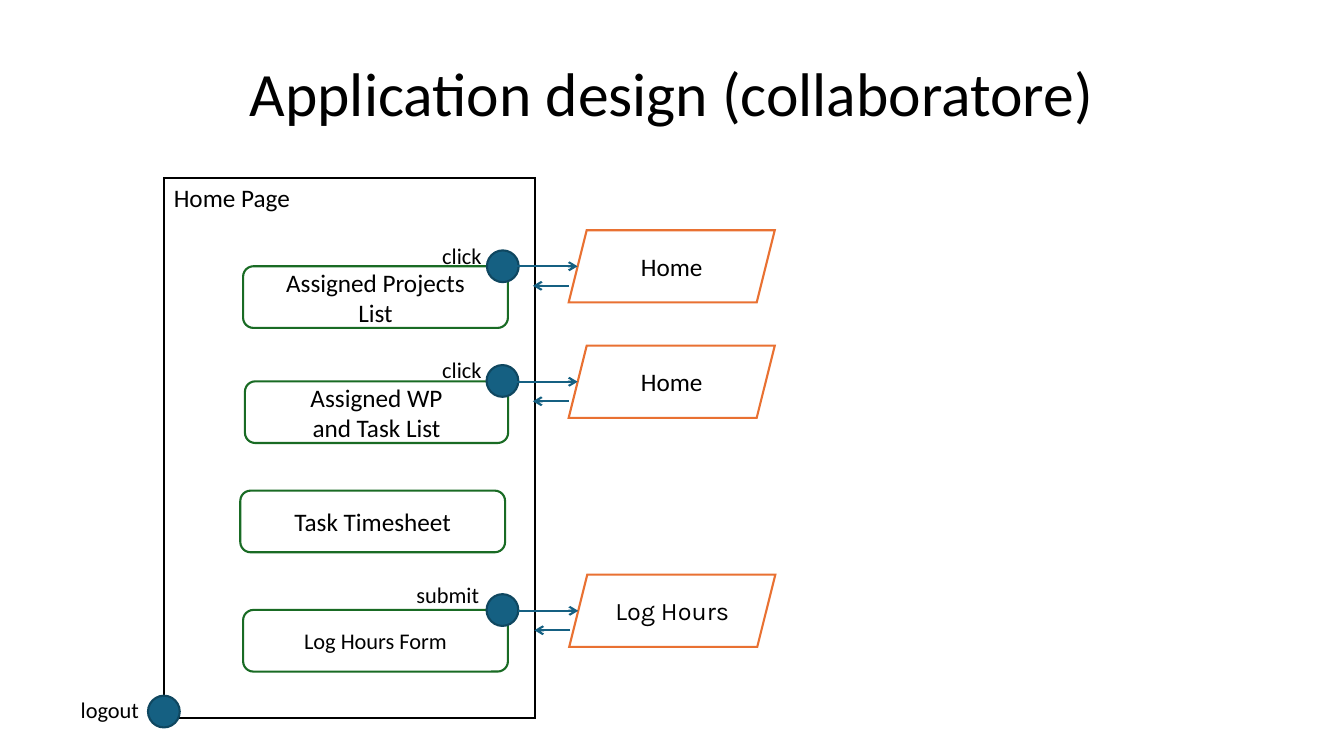
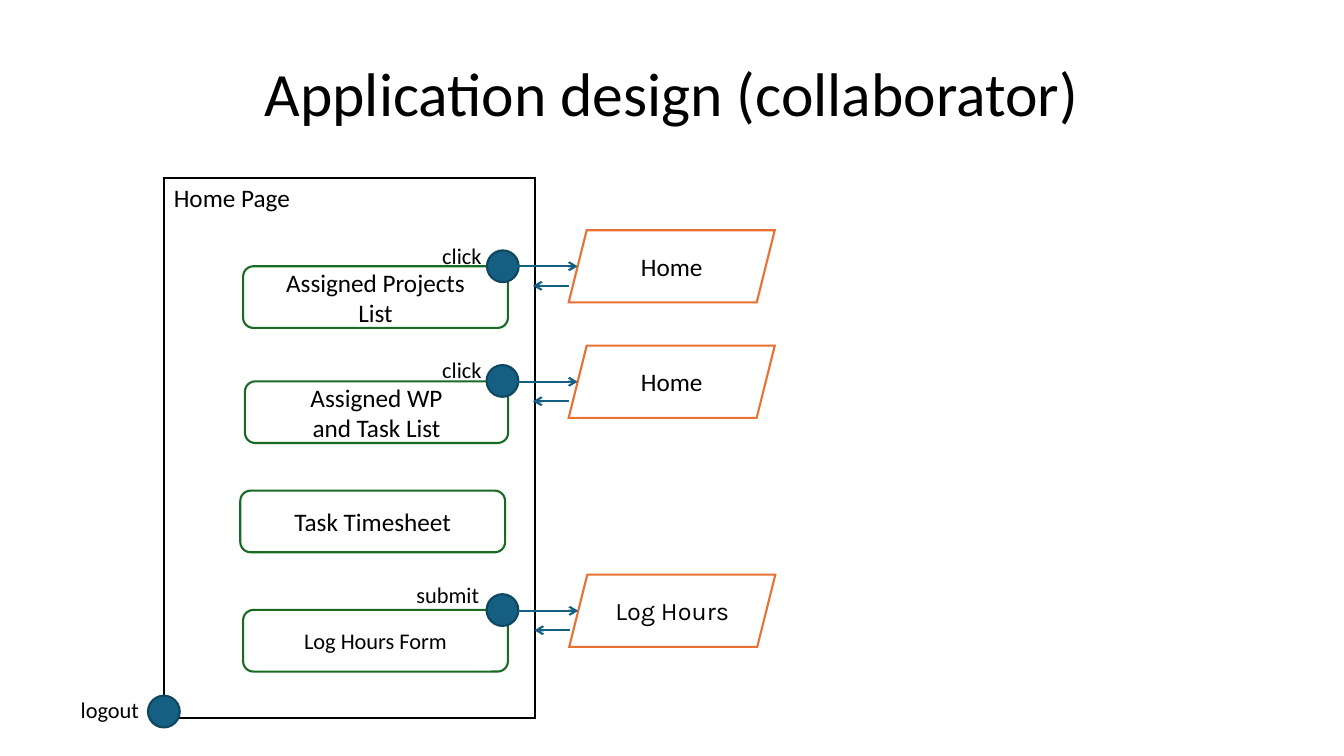
Before and after one commit to gilbertobrambilla/tiw-2026-html, a slide deck: slide 18 of docs/TIW_documentazione.pptx (slide 17 before the commit). Drawn at 1344x756 pixels with LibreOffice and Linux fonts; fonts in the diff are those of the drawing. Boxes give left, top, right and bottom in pixels: in the first picture for what was removed or moved away, otherwise in the second. Text is boxed around its words. In the diff, an @@ line names an element or a change of style, - is before the commit and + after.

```diff
--- a/docs/TIW_documentazione.pptx
+++ b/docs/TIW_documentazione.pptx
@@ text at (265,71,1078,127): text changed @@
-Application design (collaboratore)
+Application design (collaborator)
```
Also in this commit, not shown: 16 other slides changed, 8 slides added.
